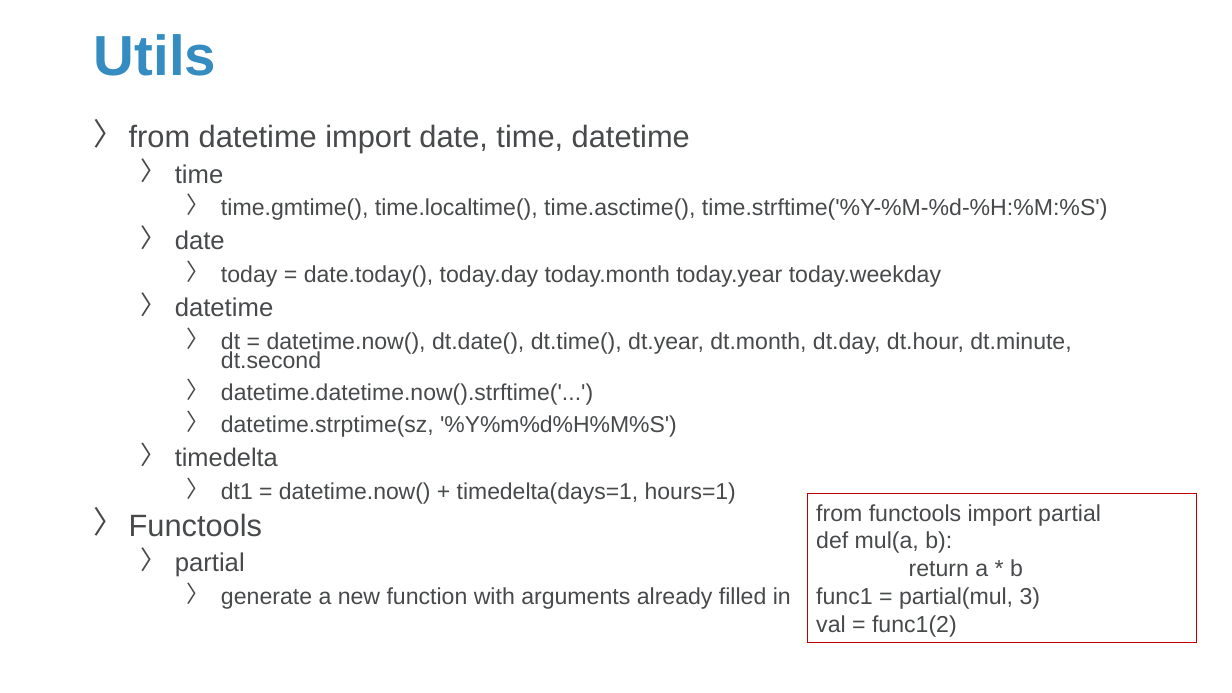
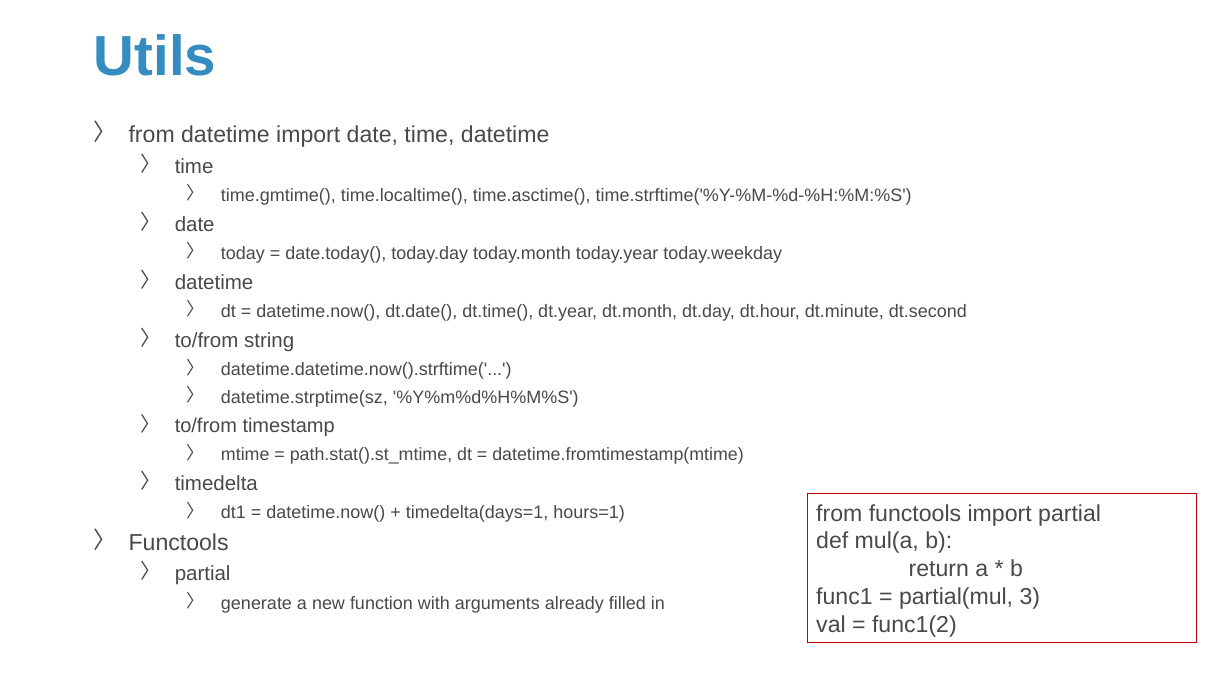
Before and after one commit to Sparks-Lu/TechNotes, a slide deck: slide 13 of Python/Python-Notes.pptx. Drawn at 1232x693 pixels with LibreOffice and Linux fonts; fonts in the diff are those of the drawing; background and template pictures are left out. Boxes give left, top, right and bottom in pixels: in the first picture for what was removed or moved away, otherwise in the second. Text is boxed around its words. In the diff, an @@ line names an element or a change of style, - is before the commit and + after.

```diff
--- a/Python/Python-Notes.pptx
+++ b/Python/Python-Notes.pptx
@@ text at [129, 125, 967, 613]: size 24 to 18 pt in "from datetime import date, time, datetime", "Functools"; size 20 to 16 pt in "time", "date", "datetime", "partial"; size 18 to 14 pt in "time.gmtime(), time.localtime(), time.asctime(), time.strfti ...", "today = date.today(), today.day today.month today.year today ...", "dt = datetime.now(), dt.date(), dt.time(), dt.year, dt.month ...", "generate a new function with arguments already ..."; size 17.9 to 14 pt in "datetime.datetime.now().strftime('...')", "datetime.strptime(sz, '%Y%m%d%H%M%S')", "dt1 = datetime.now() + timedelta(days=1, hours=1)"; size 19.9 to 16 pt in "timedelta" @@
@@ text at [175, 332, 294, 352]: paragraph added @@
+  〉 to/from string
@@ text at [175, 417, 744, 464]: paragraphs added @@
+  〉 to/from timestamp
+    〉 mtime = path.stat().st_mtime, dt = datetime.fromtimestamp(mtime)
```
Also in this commit, not shown: 13 other slides changed, 12 slides added, 23 other files.
